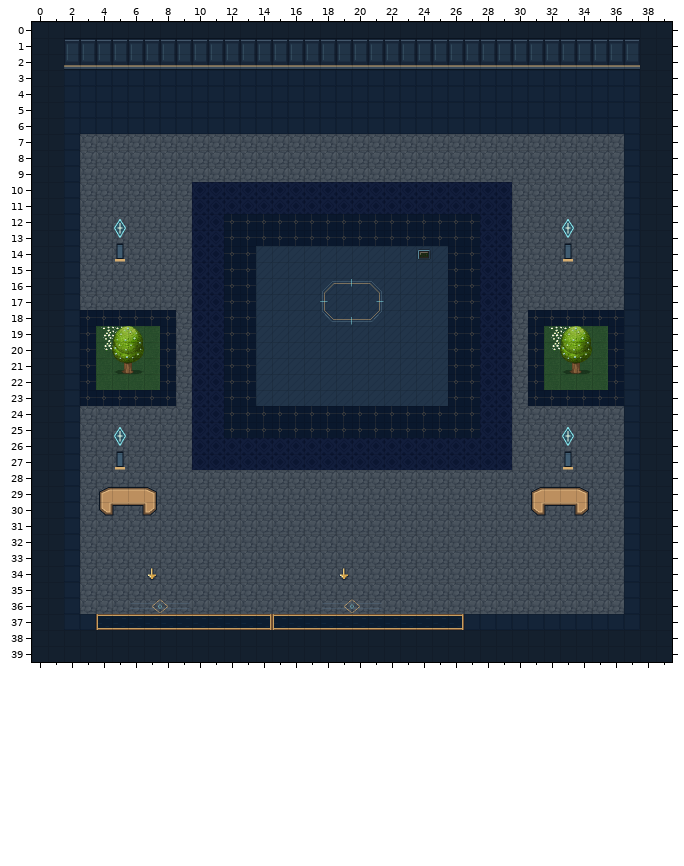
Tiled map (JSON), stored at maps/orbit-playground.tmj. The picture above was drawn from the file before the commit.
Cells are 32x32 px. Shown: x 0..39, y 0..39.
And afterwards:
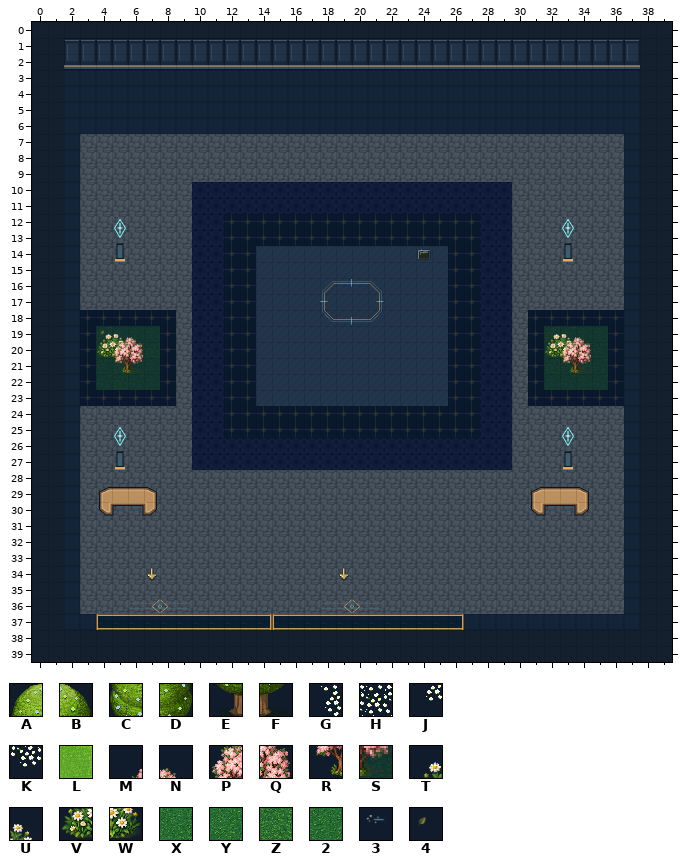
Key: from "art-2": A 12, B 13, C 37, D 38, E 62, F 63, G 528, H 529, J 553, K 554, L 625; from "plaza-garden": M 4, N 5, P 12, Q 13, R 20, S 21, T 32, U 33, V 40, W 41; from "plaza-grass": X 0, Y 1, Z 2, 2 3; from "world-ambient-orbit-playground": 3 5, 4 71.
_ is an empty cell.
Tiles of an added or newly shown layer are drawn over the layers below it.
See-through tiles are keyed as they look on the map.
Change:
Layer "terrain":
The edit turns tile L into tile 2 in row 19 at x 5 to 7 and 34 to 35; in row 20 at x 5 and 32; in row 21 at x 7; in row 22 at x 7, 32 and 34.
The edit turns tile L into tile X in row 20 at x 33 and 35; in row 21 at x 4 and 6.
The edit turns tile L into tile Y in row 19 at x 4 and 33; in row 20 at x 34; in row 21 at x 33 and 35; in row 22 at x 4, 6, 33 and 35.
The edit turns tile L into tile Z in row 19 at x 32; in row 20 at x 4 and 6 to 7; in row 21 at x 5, 32 and 34; in row 22 at x 5.
Layer "scenery-belowAvatar-1":
There is now tile R in row 21 at x 5 and 33.
There is now tile S in row 21 at x 6 and 34.
The edit turns tile G into tile T in row 19 at x 4 and 32.
The edit turns tile H into tile U in row 19 at x 5 and 33.
The edit turns tile J into tile V in row 20 at x 4 and 32.
The edit turns tile K into tile W in row 20 at x 5 and 33.
Layer "world-ambient-orbit-playground" (added):
There is now tile 3 in row 14 at x 24.
Layer "world-ambient-orbit-playground #2" (added):
There is now tile 4 in row 19 at x 4.
Layer "scenery-aboveAvatar-0":
The edit turns tile A into tile M in row 19 at x 5 and 33.
The edit turns tile B into tile N in row 19 at x 6 and 34.
The edit turns tile C into tile P in row 20 at x 5 and 33.
The edit turns tile D into tile Q in row 20 at x 6 and 34.
The edit erases tile E in row 21 at x 5 and 33.
The edit erases tile F in row 21 at x 6 and 34.
